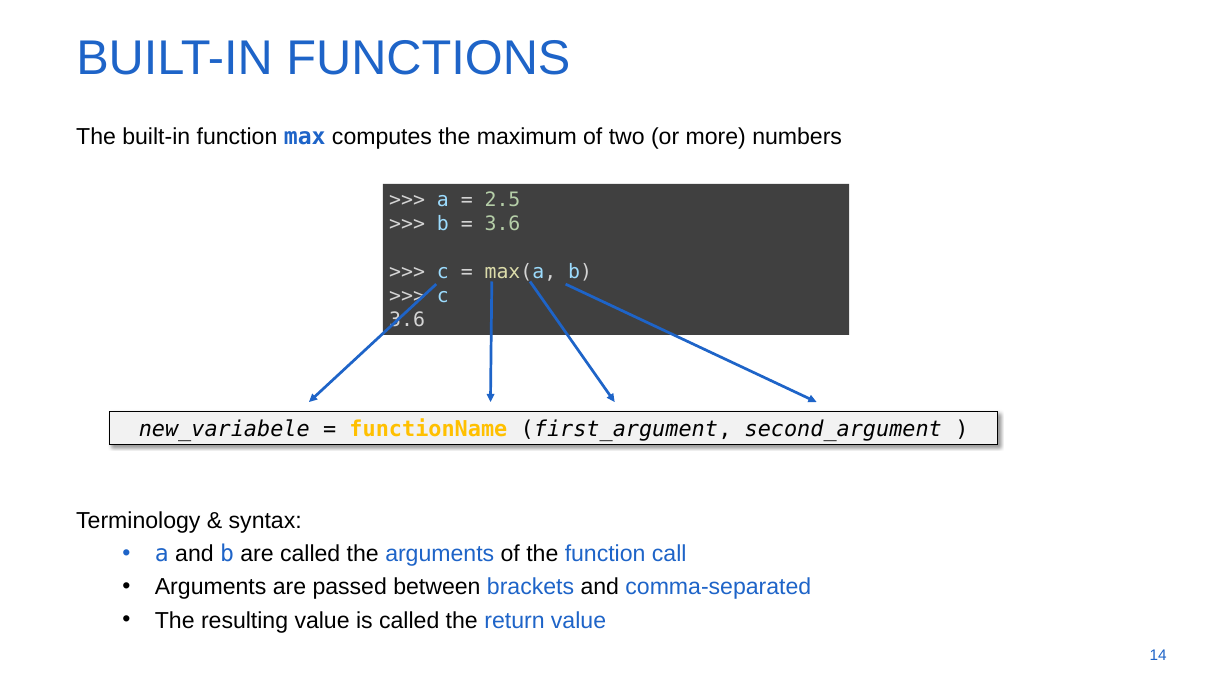
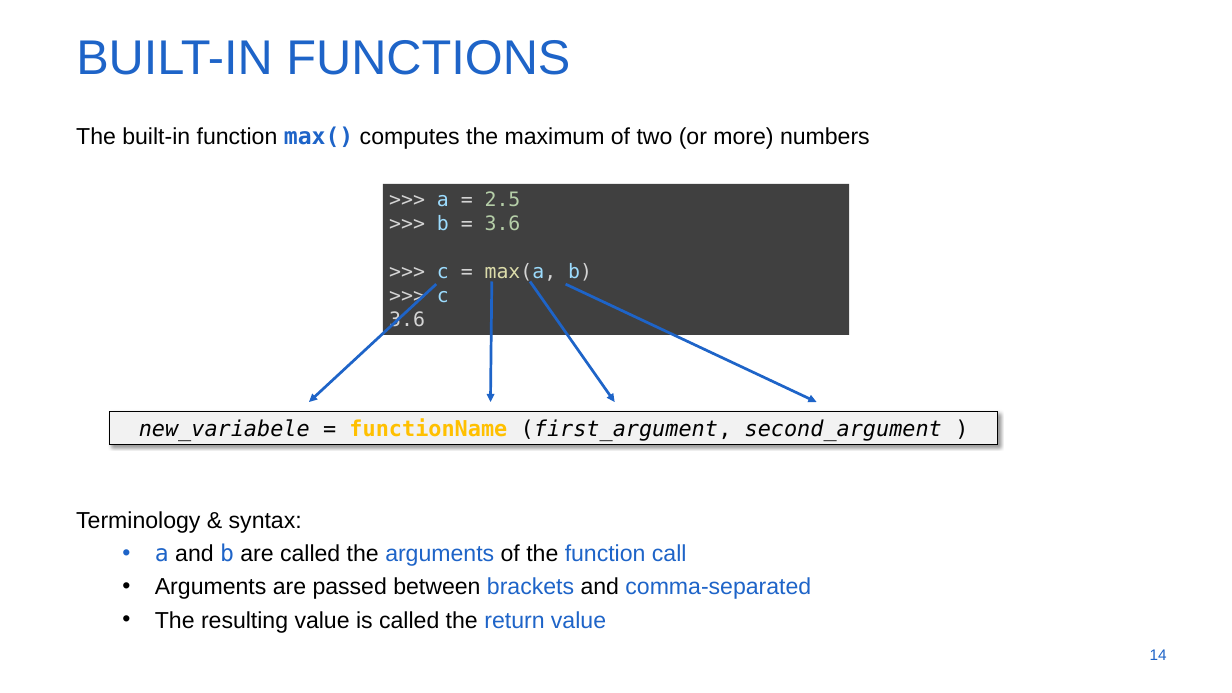
Before and after one commit to jverwaer/pythonBasics, a slide deck: slide 14 of crash_course_python.pptx. Drawn at 1232x693 pixels with LibreOffice and Linux fonts; fonts in the diff are those of the drawing; background and template pictures are left out. Boxes give left, top, right and bottom in pixels: in the first picture for what was removed or moved away, otherwise in the second. Text is boxed around its words. In the diff, an @@ line names an element or a change of style, - is before the commit and + after.

```diff
--- a/crash_course_python.pptx
+++ b/crash_course_python.pptx
@@ text at (76, 126, 870, 149): text changed @@
-The built-in function max computes the maximum of two (or more) numbers
+The built-in function max() computes the maximum of two (or more) numbers
```
Also in this commit, not shown: 20 other slides changed.
